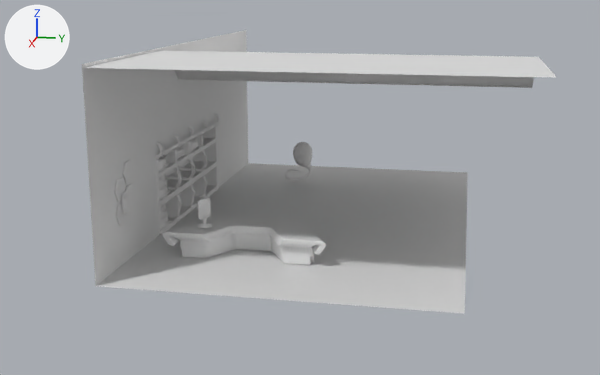
An edit to the Blender file scenes/codename.blend, drawn before and after from the same camera.
Both versions are drawn from a camera (50 mm lens) standing at (42.6, 8.9, 12.2) and looking at (2.4, 0.9, 2.1). Lighting does not change. The marker at upper left points along +X, +Y and +Z.

Before the edit, the objects in view are built like this:
```python
me_circle_001 = bpy.data.meshes.new('Circle.001')
me_circle_001.from_pydata(...)  # 1368 vertices, 1366 faces; spans x -3.13..0.17, y -3.77..3.77, z -0.87..-0.2
me_circle_001.polygons.foreach_set('use_smooth', [True] * 1366)
me_plane = bpy.data.meshes.new('Plane')
me_plane.from_pydata([(-10.0, -10.0, 0.0), (10.0, -10.0, 0.0), (-10.0, 10.0, 0.0), (10.0, 10.0, 0.0)], [], [(0, 1, 3, 2)])
me_plane.polygons.foreach_set('use_smooth', [True] * 1)
me_plane_001 = bpy.data.meshes.new('Plane.001')
me_plane_001.from_pydata(...)  # 12 vertices, 5 faces; spans x -10.0..10.0, y -10.0..10.3, z 0.0
me_plane_001.polygons.foreach_set('use_smooth', [True] * 5)
# before: 1 (10.0, -10.0, 0.0) at pixel (95, 286), 3 (10.0, 10.3, 0.0) at pixel (81, 64), 9 (10.0, -1.3, 0.0) at pixel (89, 194)
me_plane_002 = bpy.data.meshes.new('Plane.002')
me_plane_002.from_pydata(...)  # 40 vertices, 27 faces; spans x -10.0..10.0, y -9.7..10.0, z 0.0..1.7
me_plane_002.polygons.foreach_set('use_smooth', [True] * 27)
# before: 1 (10.0, -9.7, 1.7), 3 (10.0, 10.0, 1.7), 17 (10.0, -9.0, 1.7), 24 (10.0, 9.7, 1.7), 32 (9.4, -9.7, 1.7)
# before: 33 (9.4, 10.0, 1.7), 34 (9.4, -9.0, 1.7), 35 (9.4, 9.7, 1.7)
ob_ceiling = bpy.data.objects.new('ceiling', me_plane_002)
ob_ceiling.location = (0.0, 3.0, 7.25)
ob_ceiling.scale = (1.24, 0.9, 1.0)
_m = ob_ceiling.modifiers.new('Subdivision', 'SUBSURF')
_m.levels = 2
ob_floor = bpy.data.objects.new('floor', me_plane)
ob_floor.location = (0.0, 1.75, 0.0)
ob_floor.scale = (1.24, 0.75, 1.0)
ob_table_upper = bpy.data.objects.new('table_upper', me_circle_001)
ob_table_upper.location = (8.28, -0.51, 1.47)
_m = ob_table_upper.modifiers.new('Subdivision', 'SUBSURF')
_m.levels = 2
ob_wall_back = bpy.data.objects.new('wall-back', me_plane_001)
ob_wall_back.location = (0.0, -5.74, 4.5)
ob_wall_back.rotation_euler = (1.571, 0.0, 0.0)  # degrees (90, 0, 0)
ob_wall_back.scale = (1.24, 0.45, 1.0)
# also in view: 'table_lower' at (6.7, -0.5, 0.5); 'carpet' at (-0.5, 0.0, 0.0); 'shelf' at (0.0, -6.5, 2.1)
```
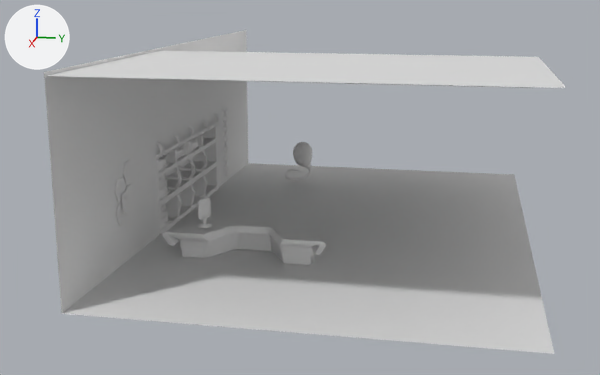
Where the change shows, as pixel boxes (x1, y1, x2, y2) in the pictures (600 x 375 px; the box of a moved part takes in the faces that stretch with it):
```json
{"object": "floor", "change": "reshaped", "before": [97, 163, 468, 314], "after": [61, 163, 554, 354], "on screen": "33% wider, 26% taller"}
{"object": "wall-back", "change": "reshaped", "before": [82, 30, 248, 286], "after": [44, 30, 248, 313], "on screen": "23% wider, 11% taller"}
{"object": "ceiling", "change": "reshaped", "before": [85, 51, 556, 88], "after": [48, 51, 565, 88], "on screen": "10% wider"}
{"part": 1, "of": "me_plane_002", "change": "moved or reshaped", "before": [85, 65, 556, 77], "after": [48, 65, 565, 88]}
{"part": 3, "of": "me_plane_001", "change": "moved or reshaped", "before": [82, 63, 153, 286], "after": [44, 63, 153, 313]}
```

The change, as JSON lines over the scene's bpy script:
```json
{"block": "me_plane_002", "where": "me_plane_002.from_pydata(...)  # 40 vertices, 27 faces; spans x -10.0..10.0, y -9.7..10.0, z 0.0..1.7"}
{"block": "me_plane_002", "where": "# used by ob_ceiling; location = (0.0, 3.0, 7.25); scale = (1.24, 0.9, 1.0)"}
{"block": "me_plane_002", "change": "me_plane_002 part 1"}
{"op": "add", "block": "me_plane_002", "code": "for i in [1, 3, 17, 24, *range(32, 36)]: me_plane_002.vertices[i].co += Vector((2.4, 0.0, 0.0))"}
{"block": "me_plane", "where": "me_plane.from_pydata(...)  # 4 vertices, 1 face; spans x -10.0..10.0, y -10.0..10.0, z 0.0"}
{"block": "me_plane", "where": "# used by ob_floor; location = (0.0, 1.75, 0.0); scale = (1.24, 0.75, 1.0)"}
{"block": "me_plane", "change": "me_plane part 2"}
{"op": "set", "path": "me_plane.vertices[1].co", "old": "(10.0, -10.0, 0.0)", "new": "(12.4, -10.0, 0.0)", "note": "pixel (95, 286) -> pixel (61, 313)"}
{"op": "set", "path": "me_plane.vertices[2].co", "old": "(-10.0, 10.0, 0.0)", "new": "(-10.0, 14.0, 0.0)", "note": "pixel (467, 172) -> pixel (514, 174)"}
{"op": "set", "path": "me_plane.vertices[3].co", "old": "(10.0, 10.0, 0.0)", "new": "(12.4, 14.0, 0.0)", "note": "pixel (464, 313) -> pixel (554, 353)"}
{"block": "me_plane_001", "where": "me_plane_001.from_pydata(...)  # 12 vertices, 5 faces; spans x -10.0..10.0, y -10.0..10.3, z 0.0"}
{"block": "me_plane_001", "where": "# used by ob_wall_back; location = (0.0, -5.74, 4.5); rotation_euler = (1.571, 0.0, 0.0), in degrees (90, 0, 0); scale = (1.24, 0.45, 1.0)"}
{"block": "me_plane_001", "change": "me_plane_001 part 3"}
{"op": "add", "block": "me_plane_001", "code": "for i in [1, 3, 9]: me_plane_001.vertices[i].co += Vector((2.4, 0.0, 0.0))"}
```
